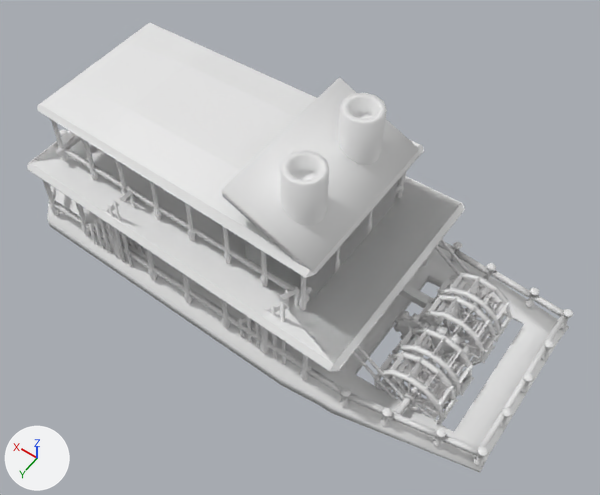
Two versions of the FBX model content/dota_addons/battleships_traders/models/river_boat_move.fbx, one commit apart.
Before and after are seen from a 50 mm camera at (-15.2, 16.4, 28.3) aimed at (-3.7, 0.3, 3.0). The lights are fixed; the arrows at lower left show +X, +Y and +Z. Materials are left out; every surface is plain grey. Where no turn or scale is listed for an object, it has been applied to the vertices. Vertices at the same position are counted once.
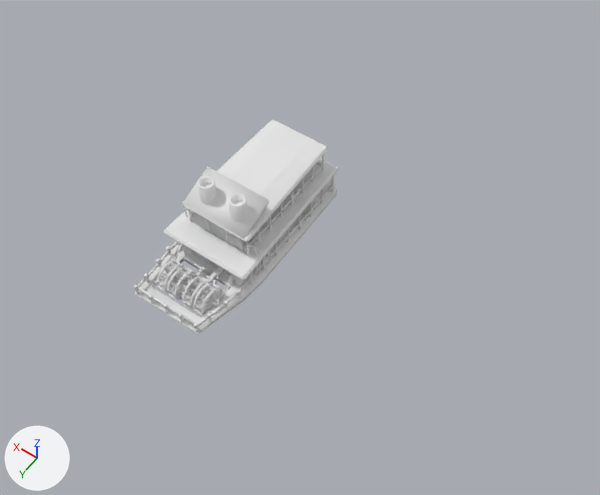
Where the newer file only moved an object's origin or applied its transform, the numbers keep the older frame.

What changed in the scene script:
```text
Change me_plane_028:
    used by ob_plane_008; location = (0.01, 0.0, -0.12)
    remove me_plane_028.from_pydata(...)  # 337 vertices, 343 faces; spans x -13.6..9.3, y -4.7..4.5, z -0.2..7.3
    add me_plane_028.from_pydata(...)  # 337 vertices, 341 faces; spans x -2.2..2.1, y -6.1..4.5, z -0.2..3.3
    me_plane_028 part 4: the loose piece of 68 vertices spanning x -13.6..9.3, y -4.7..4.5, z -0.2..1.4 is turned -90 degrees about the z axis through its middle and scaled by 0.462, then moved by (2.1, -0.7, -0.4)
    me_plane_028 part 5: the loose piece of 45 vertices spanning x -6.4..6.7, y -3.9..3.5, z 6.4..7.3 is turned -90 degrees about the z axis through its middle and scaled by 0.462, then moved by (-0.3, -1.6, -3.8)
    me_plane_028 part 6: the loose piece of 24 vertices spanning x -10.4..-7.4, y 2.7..2.8, z 0.6..2.9 is turned -90 degrees about the z axis through its middle and scaled by 0.462, then moved by (7.4, -0.4, -1.1)
    me_plane_028 part 7: the loose piece of 24 vertices spanning x -11.2..-7.2, y 2.7..2.8, z 0.6..3.7 is turned -90 degrees about the z axis through its middle and scaled by 0.462, then moved by (7.7, -0.3, -1.3)
    me_plane_028 part 8: the loose piece of 24 vertices spanning x -10.4..-7.4, y -3.2..-3.1, z 0.5..2.9 is turned -90 degrees about the z axis through its middle and scaled by 0.607, then moved by (10.2, 5.7, -0.9)
    me_plane_028 part 9: the loose piece of 24 vertices spanning x -11.2..-7.2, y -3.2..-3.1, z 0.6..3.7 is turned -90 degrees about the z axis through its middle and scaled by 0.352, then moved by (10.5, 5.5, -1.5)
    me_plane_028 part 10: a new loose piece of 32 vertices spanning x -2.2..2.1, y -5.1..2.0, z 1.5..1.9
    me_plane_028 part 11: the loose piece of 32 vertices spanning x -8.2..7.3, y -4.7..4.5, z 3.6..4.3 is deleted
Change me_cube_007:
    where me_cube_007.from_pydata(...)  # 152 vertices, 121 faces; spans x -8.9..6.2, y -3.6..3.3, z 0.4..9.3
    used by ob_cube; location = (0.01, 0.0, -0.12)
    me_cube_007 part 12: the whole mesh is turned -90 degrees about the z axis through its middle and scaled by 0.462, then moved by (1.2, -0.9, -2.7)
Change me_cylinder_002:
    where me_cylinder_002.from_pydata(...)  # 108 vertices, 88 faces; spans x -0.79..0.78, y -1.35..0.48, z -0.79..0.77
    used by ob_cylinder_002; location = (-8.81, -0.18, 1.52)
    me_cylinder_002 part 2: the whole mesh is multiplied about its middle by the matrix ((0.004, 0.461, 0.023), (-0.459, 0.001, 0.054), (0.054, -0.024, 0.458)), then moved by (8.37, 2.85, -1.01)
Change me_cylinder_028:
    where me_cylinder_028.from_pydata(...)  # 3738 vertices, 3288 faces; spans x -13.5..9.2, y -4.4..4.2, z 0.9..6.8
    used by ob_cylinder_007; location = (0.01, 0.0, -0.12)
    me_cylinder_028 part 3: the whole mesh is turned -90 degrees about the z axis through its middle and scaled by 0.462, then moved by (2.1, -0.6, -2.2)
Change me_cylinder_001:
    where me_cylinder_001.from_pydata(...)  # 7220 vertices, 7099 faces; spans x -1.51..1.51, y -3.32..3.32, z -1.53..1.52
    used by ob_cylinder_001; location = (-10.18, 0.13, 1.5)
    me_cylinder_001 part 1: the whole mesh is multiplied about its middle by the matrix ((0.0, 0.462, 0.003), (-0.45, -0.001, 0.106), (0.106, -0.003, 0.45)), then moved by (10.1, 2.91, -1.09)
```

Changed parts and their boxes (x1, y1, x2, y2) in the pictures (600 x 495 px; the box of a moved part takes in the faces that stretch with it):
'Plane.008', reshaped (62% narrower, 52% shorter)
    before: (27, 23, 569, 472)
    after: (134, 120, 338, 334)
'Cube', mesh turned
    before: (222, 77, 434, 373)
    after: (183, 166, 269, 286)
'Cylinder.001', reshaped (52% narrower, 63% shorter)
    before: (373, 272, 513, 424)
    after: (157, 260, 223, 316)
'Cylinder.007', mesh turned
    before: (40, 118, 573, 466)
    after: (133, 153, 334, 332)
'Cylinder.002', reshaped (49% narrower, 62% shorter)
    before: (393, 298, 435, 347)
    after: (196, 266, 217, 284)
part 4 of me_plane_028, moved or reshaped
    before: (47, 189, 569, 472)
    after: (134, 180, 337, 334)
part 5 of me_plane_028, moved or reshaped
    before: (37, 23, 424, 278)
    after: (182, 120, 328, 242)
part 6 of me_plane_028, moved or reshaped
    before: (352, 351, 396, 400)
    after: (220, 275, 235, 302)
part 7 of me_plane_028, moved or reshaped
    before: (357, 346, 416, 411)
    after: (214, 274, 233, 308)
part 8 of me_plane_028, moved or reshaped
    before: (435, 246, 471, 288)
    after: (161, 243, 181, 280)
part 9 of me_plane_028, moved or reshaped
    before: (440, 239, 505, 317)
    after: (165, 244, 183, 279)
part 10 of me_plane_028, added
    after: (164, 159, 338, 279)
part 11 of me_plane_028, deleted
    before: (27, 131, 465, 372)
'Cube.002', unchanged, covered by the edit
    before: (86, 171, 407, 365)
    after: (184, 187, 319, 276)
